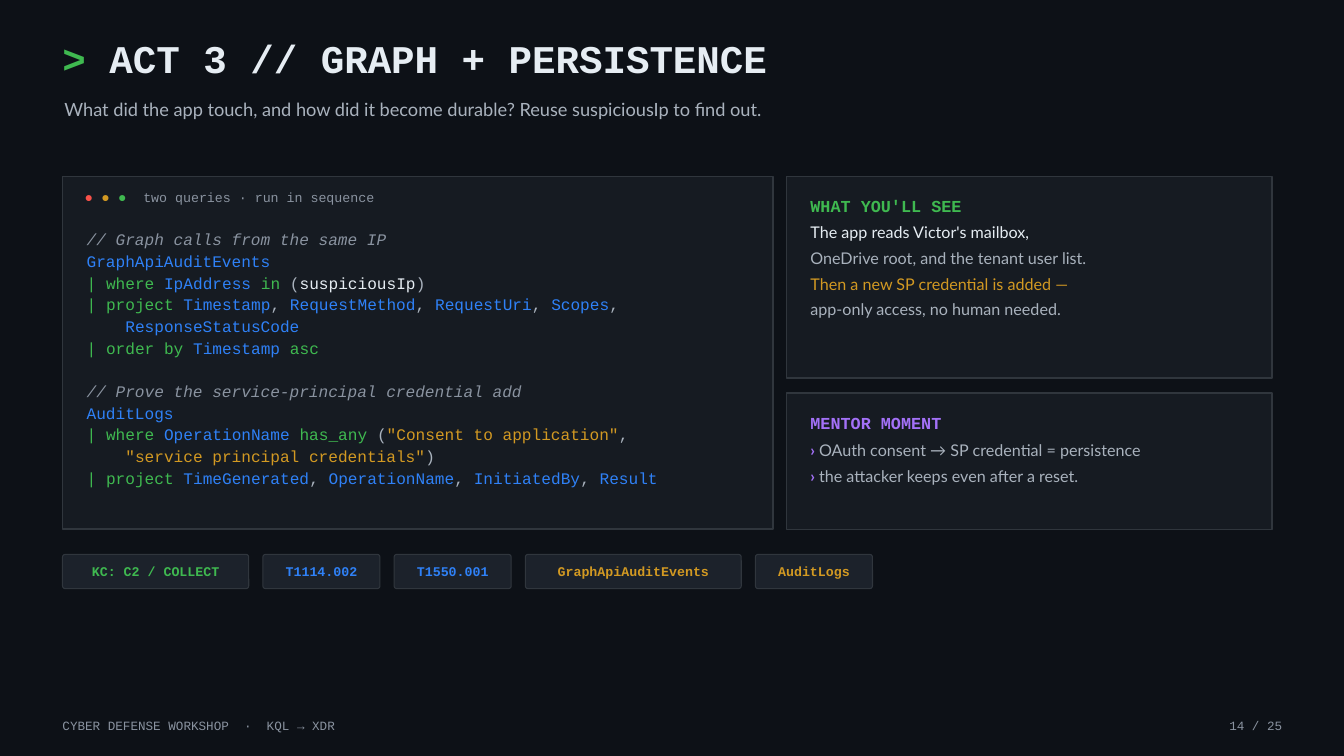
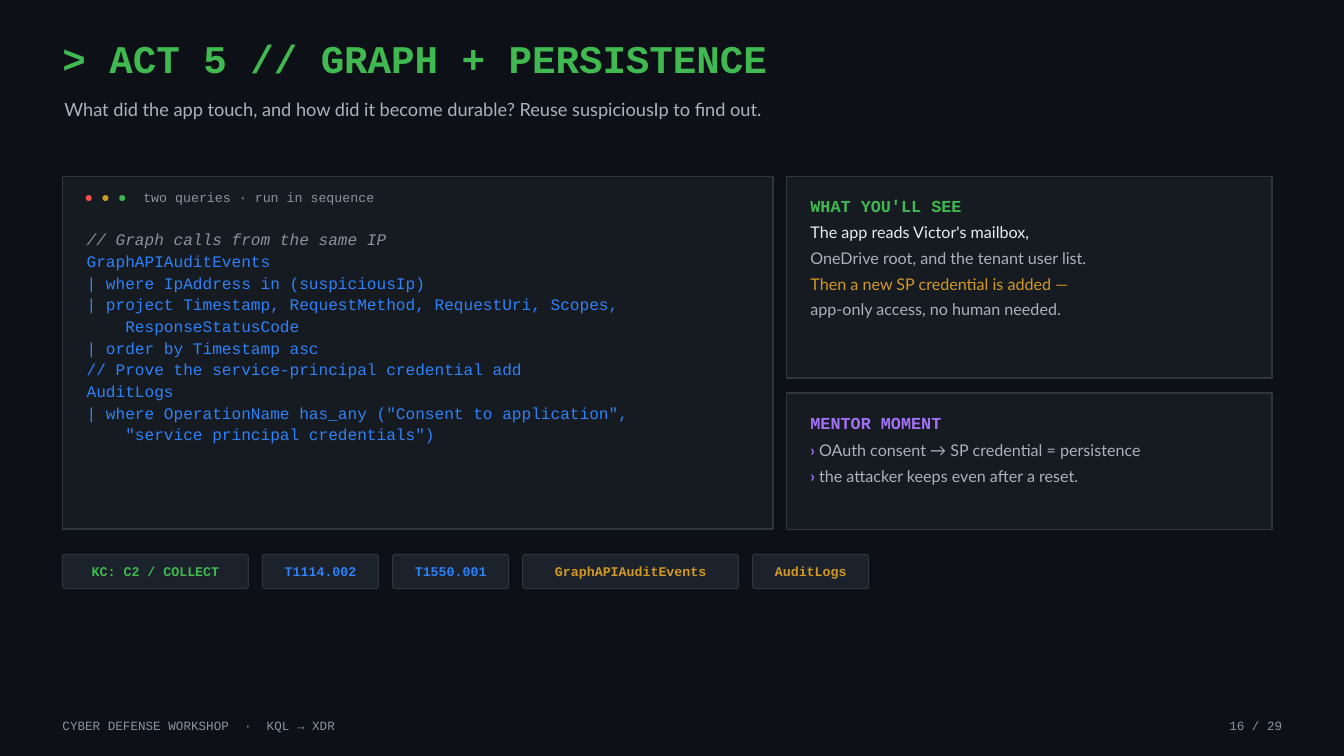
Before and after one commit to dcodev1702/Cyber-Defense-Workshop-ADX, a slide deck: slide 16 of STUDENT-GUIDES/Cyber_Defense_KQL_Workshop_v2.pptx (slide 14 before the commit). Drawn at 1344x756 pixels with LibreOffice and Linux fonts; fonts in the diff are those of the drawing. Boxes give left, top, right and bottom in pixels: in the first picture for what was removed or moved away, otherwise in the second. Text is boxed around its words. In the diff, an @@ line names an element or a change of style, - is before the commit and + after.

```diff
--- a/STUDENT-GUIDES/Cyber_Defense_KQL_Workshop_v2.pptx
+++ b/STUDENT-GUIDES/Cyber_Defense_KQL_Workshop_v2.pptx
@@ text at <box>109,47,767,74</box>: text changed; text colour #E6EDF3 to #3FB950 @@
-> ACT 3 // GRAPH + PERSISTENCE
+> ACT 5 // GRAPH + PERSISTENCE
@@ text at <box>87,255,271,271</box>: text changed @@
-GraphApiAuditEvents
+GraphAPIAuditEvents
@@ text at <box>106,277,628,444</box>: text colour #3FB950 to #2F81F7 in "| where in", "| project", "| order by asc", "| where has_any"; text colour #A9B2BD to #2F81F7 in "(suspiciousIp)", "Timestamp, RequestMethod, RequestUri, Scopes,", "("Consent application",", "credentials")"; text colour #E6EDF3 to #2F81F7 in "(suspiciousIp)"; text colour #8A93A0 to #2F81F7, italic off in "// Prove the service-principal credential add"; text colour #D29922 to #2F81F7 in "("Consent to application",", ""service principal credentials")" @@
@@ text at <box>106,472,658,488</box>: paragraph removed @@
-| project TimeGenerated, OperationName, InitiatedBy, Result
@@ text at <box>555,567,706,579</box>: text changed @@
-GraphApiAuditEvents
+GraphAPIAuditEvents
@@ text at <box>1229,721,1282,730</box>: text changed @@
-14 / 25
+16 / 29
```
Also in this commit, not shown: 24 other slides changed, 4 slides added.
